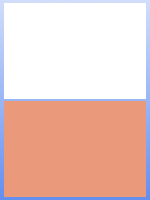
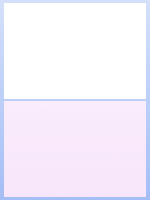
Layered file, before and after one edit (150×200). Changes by layer:
renamed "Fundo" to "Camada colada", showed it, blend normal → screen, moved it above "Camada", painted on it over [0, 0, 150, 200]
"Camada": blend normal → luminosity, painted on it over [0, 0, 150, 200]
